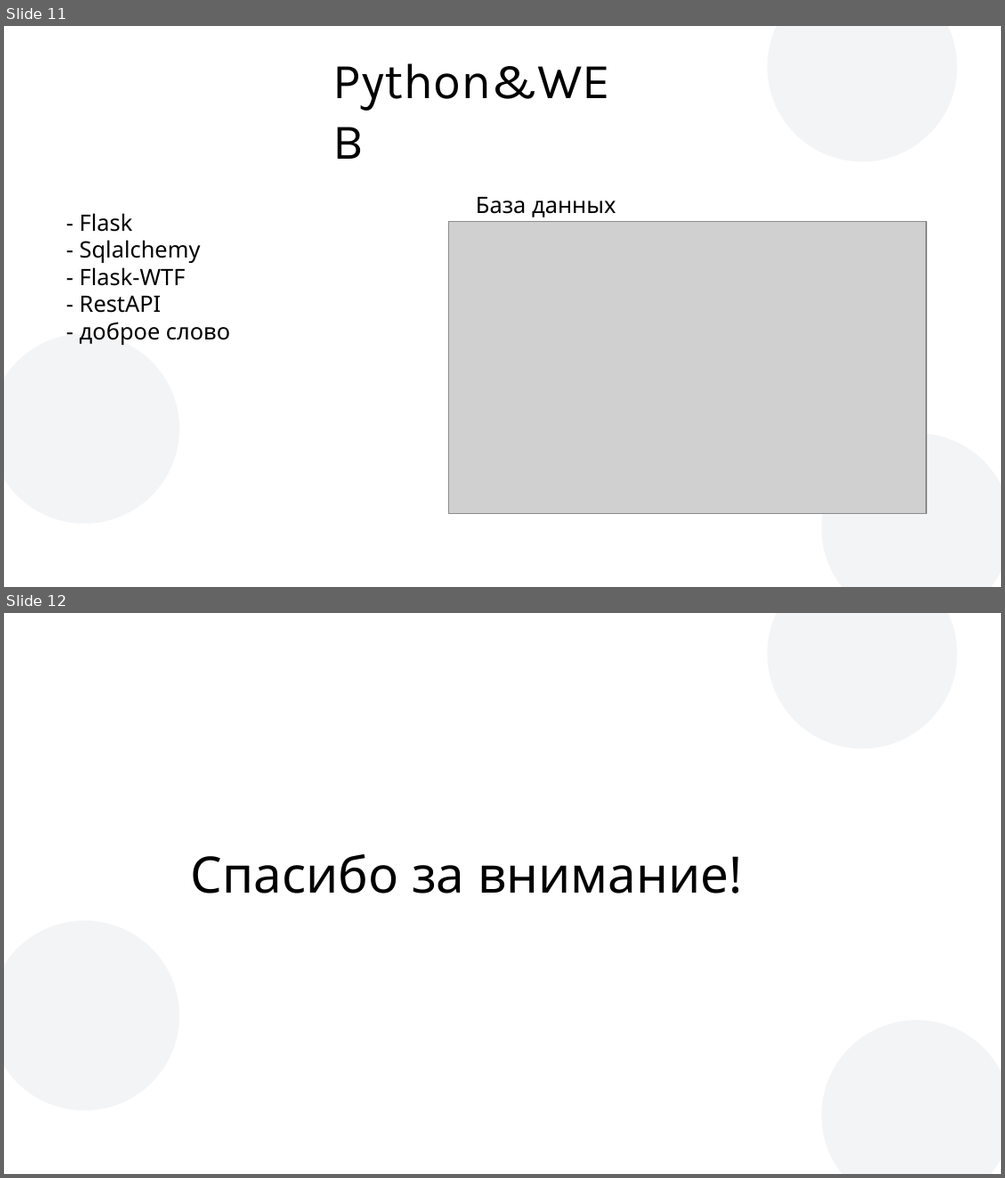
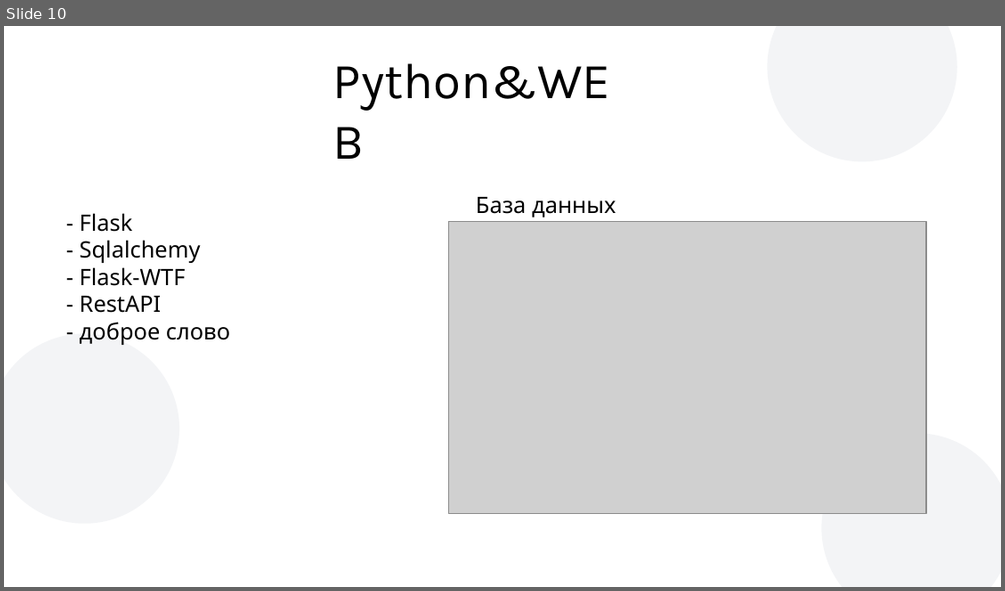
Before and after one commit to The-Mixa/GameStarter, a slide deck: doc/GameStarter.odp. Shown one above the other, each under a label of ours: slides 11 and 12 before the commit, slide 10 after it. The pictures are 1005x1178 and 1005x591 pixels, drawn with LibreOffice and Linux fonts; fonts in the diff are those of the drawing; grey boxes stand for pictures; background and template pictures are left out. Boxes give left, top, right and bottom in pixels: in the first picture for what was removed or moved away, otherwise in the second. Text is boxed around its words. In the diff, an @@ line names an element or a change of style, - is before the commit and + after.

```diff
--- a/doc/GameStarter.odp
+++ b/doc/GameStarter.odp
@@ slide 12 removed at [4,613,1001,1174], background #FFFFFF; not listed: 3 template elements that a slide beside it also shows @@
@@ text removed at [191,854,742,893] @@
-Спасибо за внимание!
@@ what was slide 11 is now slide 10 @@
```
Also in this commit, not shown: 2 slides changed, 2 slides added, 2 other slides removed.
